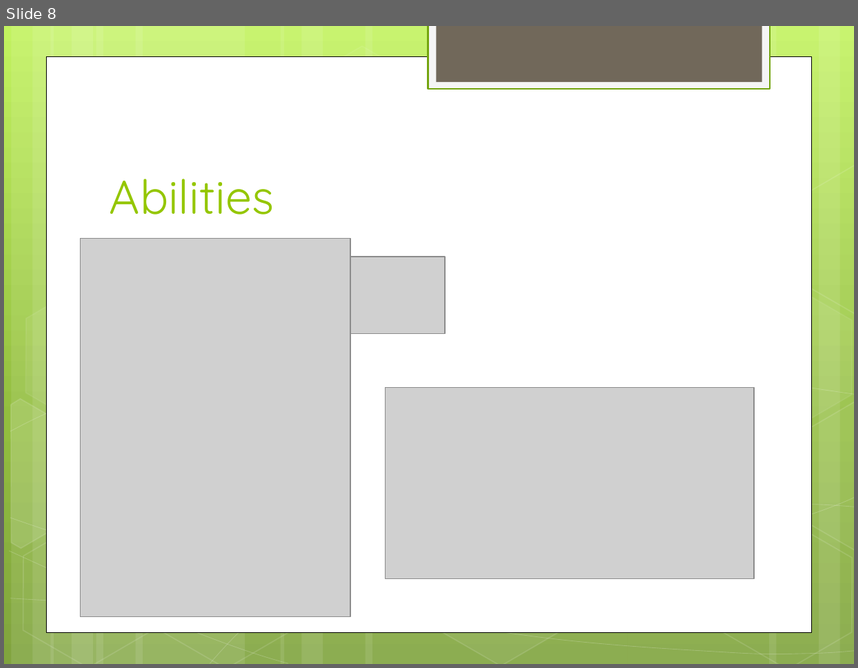
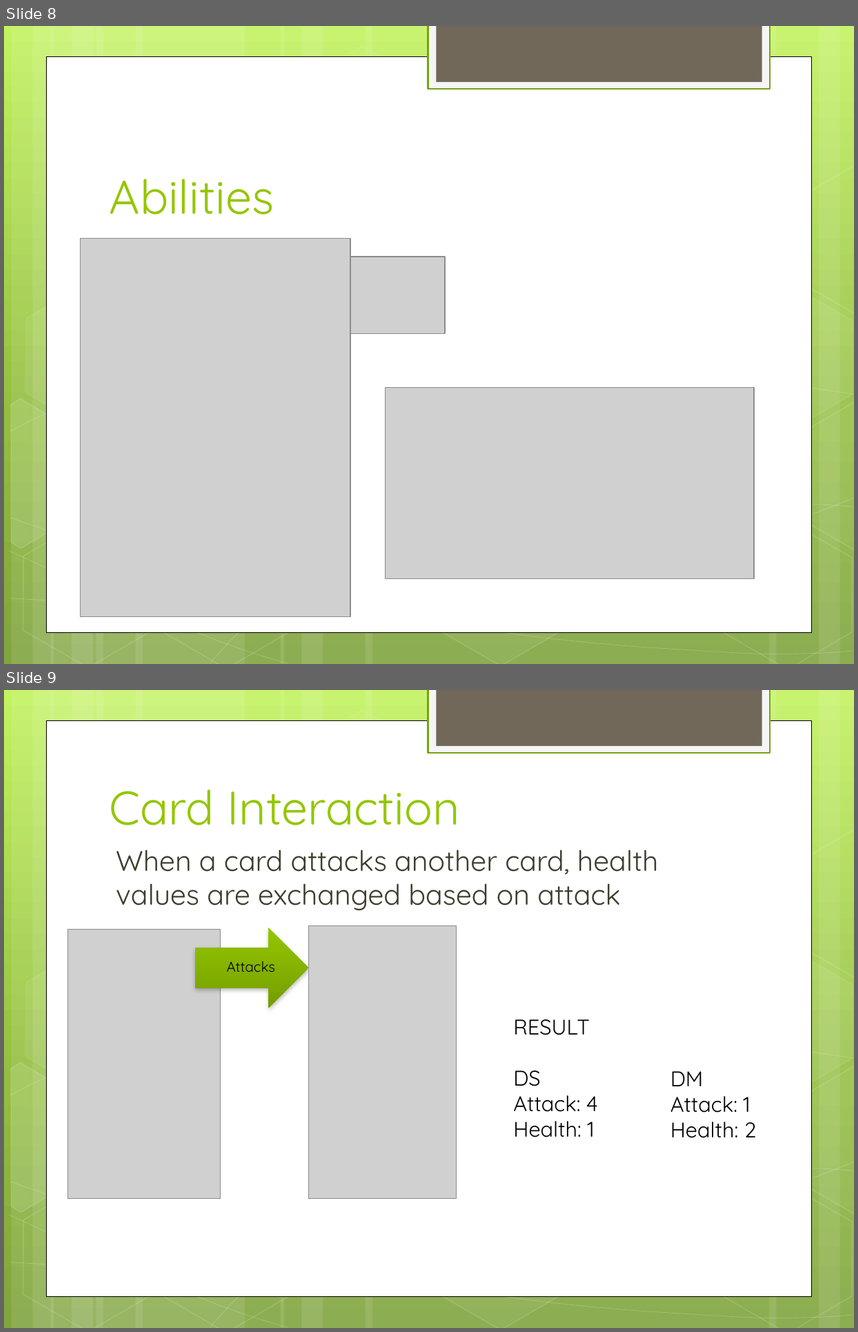
Before and after one commit to esun9064/Project-Lima, a slide deck: doc/Project Lima Presentation.pptx. Shown one above the other, each under a label of ours: slide 8 before the commit, slides 8 and 9 after it. The pictures are 858x668 and 858x1332 pixels, drawn with LibreOffice and Linux fonts; fonts in the diff are those of the drawing; grey boxes stand for pictures. Boxes give left, top, right and bottom in pixels: in the first picture for what was removed or moved away, otherwise in the second. Text is boxed around its words. In the diff, an @@ line names an element or a change of style, - is before the commit and + after.

```diff
--- a/doc/Project Lima Presentation.pptx
+++ b/doc/Project Lima Presentation.pptx
@@ slide 9 added at [4, 690, 854, 1328], background gradient #C3F35F to #93BF3F to #81A53E; not listed: 31 template elements that a slide beside it also shows @@
@@ title added at [110, 789, 459, 825], 40 pt, text #94C600 @@
+Card Interaction
@@ text added at [116, 849, 659, 911], 24 pt, text #3E3D2D @@
+When a card attacks another card, health values are exchanged based on attack
@@ picture added at [67, 929, 220, 1199] @@
@@ right arrow added at [195, 927, 308, 1007], fill gradient #94C600 to #769D00 @@
@@ picture added at [308, 925, 456, 1199] @@
@@ text added at [227, 961, 275, 972], 12 pt, text #000000 @@
+Attacks
@@ text added at [513, 1019, 598, 1137], 18 pt, text #000000 @@
+RESULT
+DS
+Attack: 4
+Health: 1
@@ text added at [671, 1071, 756, 1138], 18 pt, text #000000 @@
+DM
+Attack: 1
+Health: 2
```
Also in this commit, not shown: 1 slide changed, 6 other slides added.
